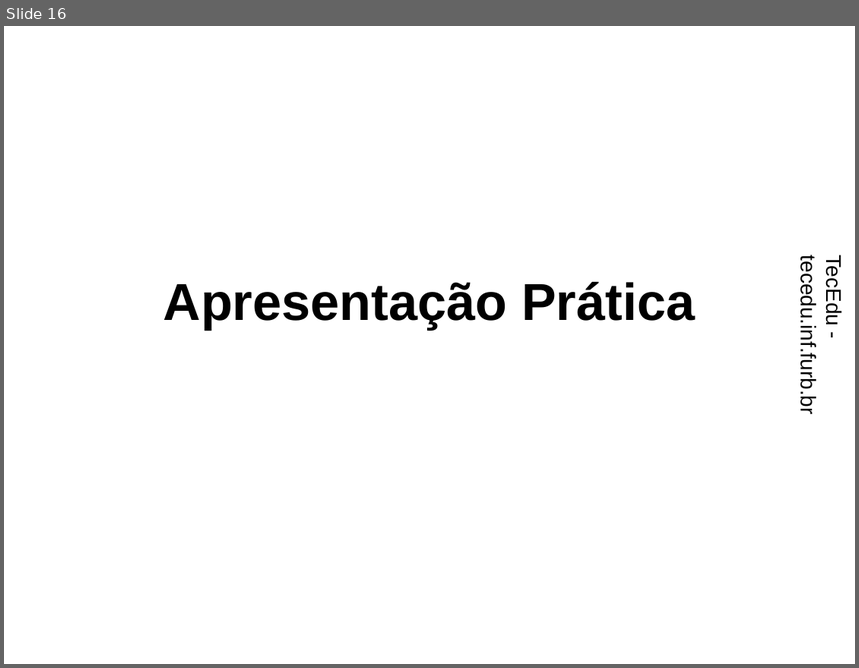
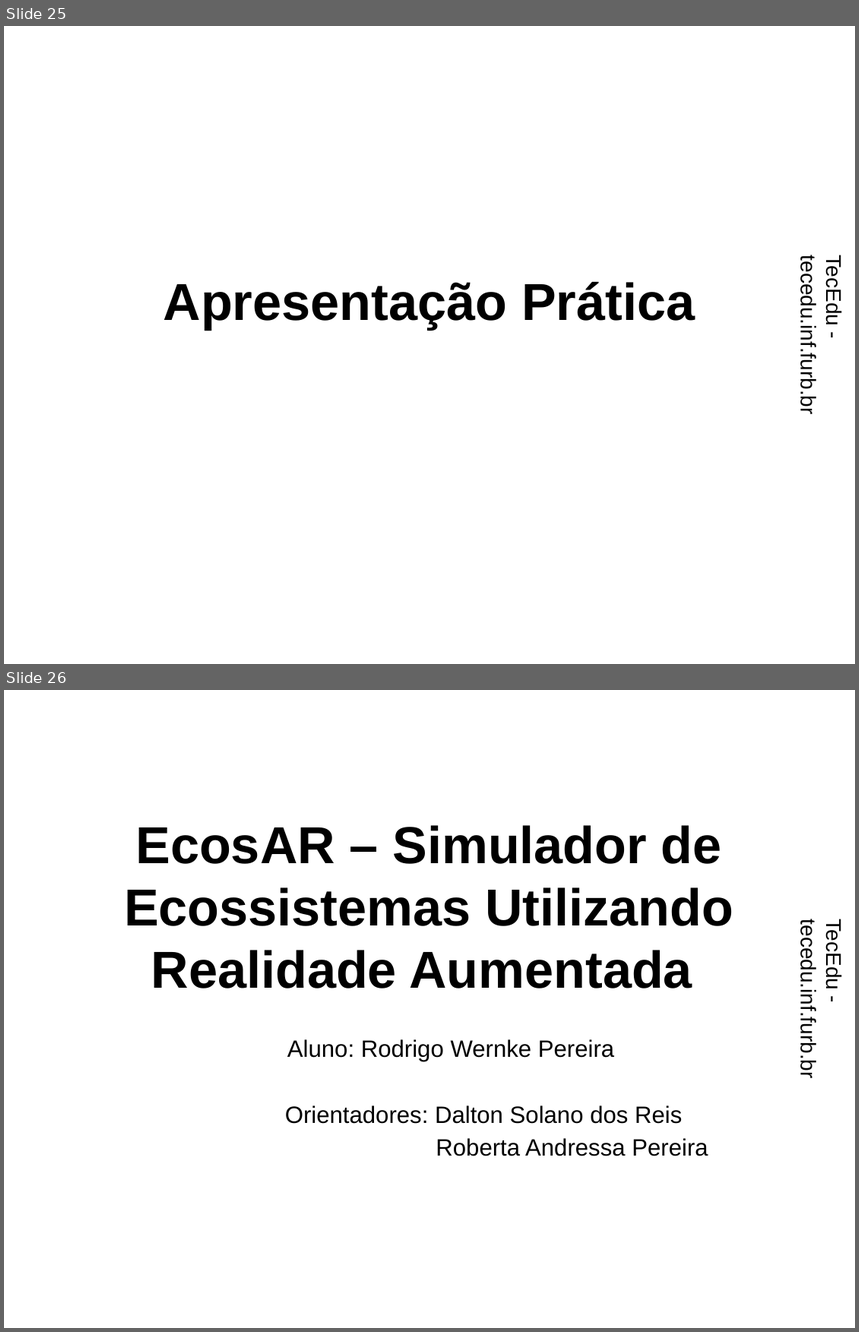
Before and after one commit to dalton-reis/tcc_RodrigoWernkePereira, a slide deck: Apresentação/EcosAR.pptx. Shown one above the other, each under a label of ours: slide 16 before the commit, slides 25 and 26 after it. The pictures are 859x668 and 859x1332 pixels, drawn with LibreOffice and Linux fonts; fonts in the diff are those of the drawing; background and template pictures are left out. Boxes give left, top, right and bottom in pixels: in the first picture for what was removed or moved away, otherwise in the second. Text is boxed around its words. In the diff, an @@ line names an element or a change of style, - is before the commit and + after.

```diff
--- a/Apresentação/EcosAR.pptx
+++ b/Apresentação/EcosAR.pptx
@@ slide 26 added at [4,690,855,1328], background picture (left out); not listed: 1 template element that a slide beside it also shows @@
@@ title added at [124,825,734,989], 44 pt, text #000000, bold @@
+EcosAR – Simulador de Ecossistemas Utilizando Realidade Aumentada
@@ subtitle added at [285,1040,708,1157], 20 pt, text #000000 @@
+Aluno: Rodrigo Wernke Pereira
+Orientadores: Dalton Solano dos Reis
+Roberta Andressa Pereira
@@ what was slide 16 is now slide 25 @@
```
Also in this commit, not shown: 1 slide changed, 20 other slides added, 11 slides removed.
